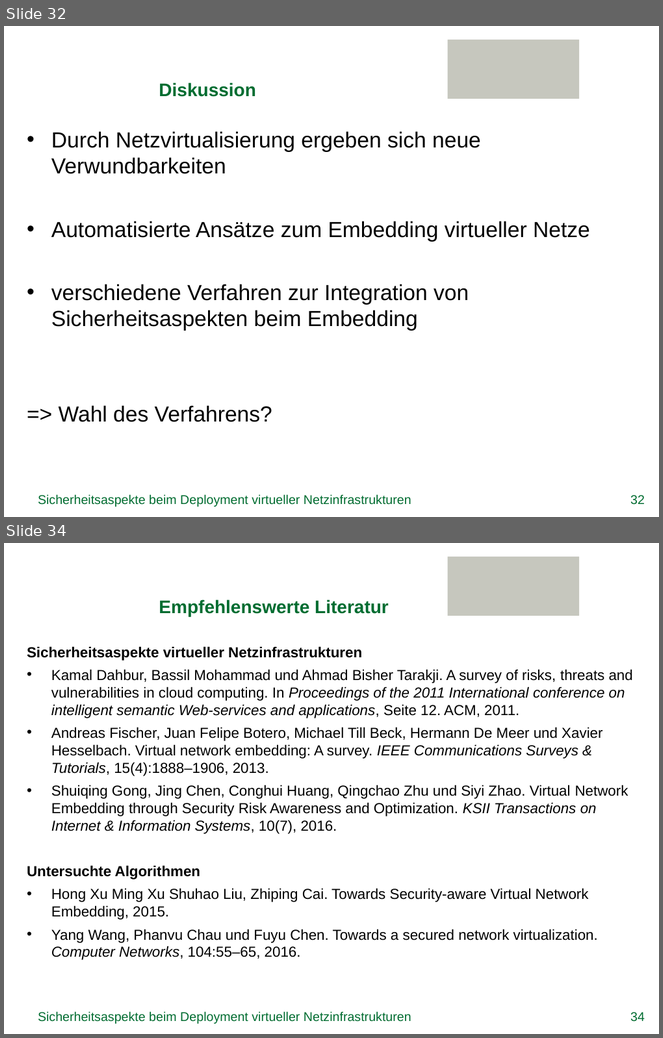
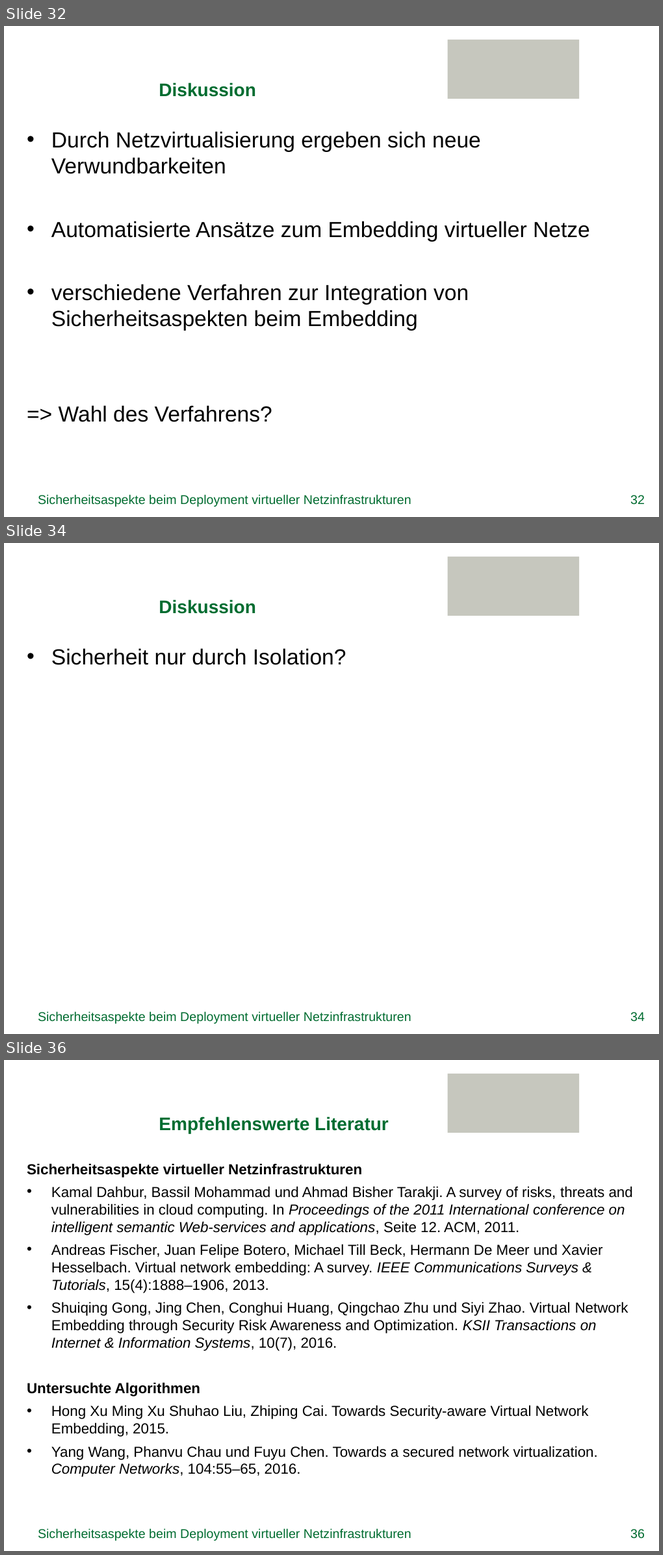
Before and after one commit to GeGroe/timvs, a slide deck: Referat/PowerPoint/TimvS_SVNE.pptx. Shown one above the other, each under a label of ours: slides 32 and 34 before the commit, slides 32, 34 and 36 after it; the slides between them are not shown. The pictures are 663x1038 and 663x1555 pixels, drawn with LibreOffice and Linux fonts; fonts in the diff are those of the drawing; background and template pictures are left out. Boxes give left, top, right and bottom in pixels: in the first picture for what was removed or moved away, otherwise in the second. Text is boxed around its words. In the diff, an @@ line names an element or a change of style, - is before the commit and + after.

```diff
--- a/Referat/PowerPoint/TimvS_SVNE.pptx
+++ b/Referat/PowerPoint/TimvS_SVNE.pptx
@@ slide 34 added at (4,543,659,1034), background picture (left out); not listed: 1 template element that a slide beside it also shows @@
@@ title added at (159,600,256,614), 20 pt, text #006C30, bold @@
+Diskussion
@@ text added at (51,648,347,665), 24 pt, text #000000 @@
+• Sicherheit nur durch Isolation?
@@ text added at (38,1012,412,1024), 14 pt, text #006C30 @@
+Sicherheitsaspekte beim Deployment virtueller Netzinfrastrukturen
@@ page number added at (631,1012,645,1022), 14 pt, text #006C30 @@
+34
@@ what was slide 34 is now slide 36 @@
@@ page number at (631,1529,645,1539): text changed @@
-34
+36
```
Also in this commit, not shown: 9 slides changed, 1 other slide added.
